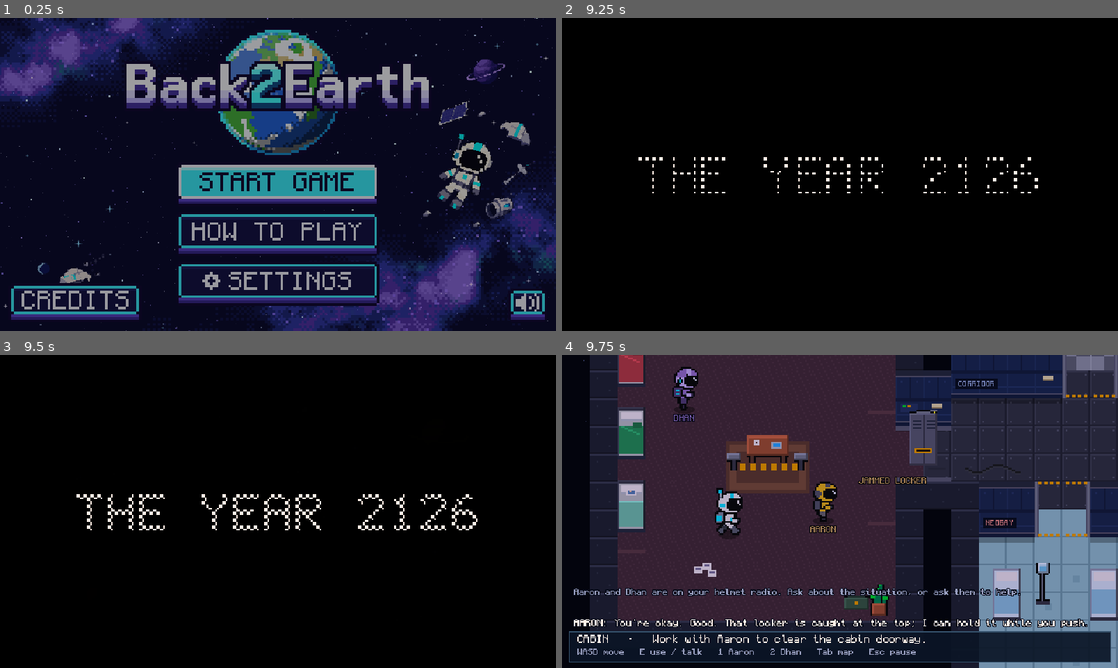
Above: before the commit, frames 1-4 (two rows, left to right).
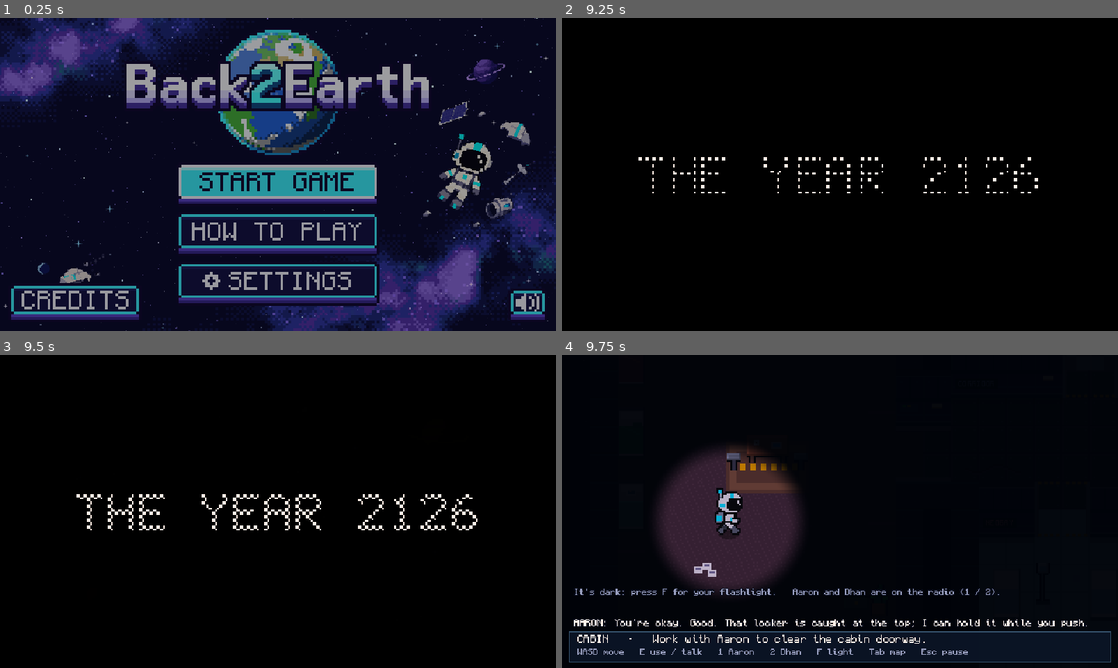
Above: after the commit, the same moments.

Repository: DhanwanthParameswar/back-2-earth
Game: Godot game, scene res://scenes/menu.tscn
The game is run twice, just before and just after one commit, with the same random seed, the same clock (stepped at 60 frames per second) and the same inputs. Video files are missing from this copy of the repository; at most half a second of black plays in their place. Sound files missing from this copy of the repository are replaced by a short silence.
Inputs (mouse positions are in pixels of both pictures, inside the frame that each line leads up to):
- Up to frame 1 (0.25 s): no input
- Up to frame 2 (9.25 s): click (840, 233) at 0.5 s; click (840, 284) at 1.25 s; click (639, 302) at 2 s; click (1090, 305) at 2.75 s; click (840, 183) at 3.5 s; click (840, 183) at 4.25 s; tap Enter (ui_accept) at 5, 5.27, 7.25, 8.27 s; move the mouse to (962, 158) at 5.02 s; hold D (move_right) 5.03-5.75 s; tap F at 5.1, 6.8, 8.3 s; click (962, 158) at 5.17 s; tap R (restart) at 5.75 s; drag from (728, 190) to (812, 237) at 5.77 s; move the mouse to (895, 105) at 6.52 s; hold D (move_right) 6.53-7.25 s; hold V (toggle_shake) 6.53-7.25 s; click (895, 105) at 6.67 s; drag from (812, 237) to (673, 127) at 7.27 s; tap E (confirm) at 8 s; move the mouse to (1006, 221) at 8.02 s; hold A (move_left) 8.03-8.75 s; tap P at 8.1 s; click (1006, 221) at 8.17 s; tap H (help) at 8.65 s; drag from (673, 127) to (756, 96) at 8.77 s
- Up to frame 3 (9.5 s): no input
- Up to frame 4 (9.75 s): move the mouse to (867, 511) at 9.52 s; hold S (move_down) from 9.53 s (still down); tap 1 at 9.6 s; click (867, 511) at 9.67 s

Frames 1-3 are identical in both runs. In frame 4, 70% of the frame differs, in the area x 2-100%, y 0-100%.

Commit message:
add flashlights, add the visisble direction, put the spare part in the storage

Diff:
--- a/data/escape_map.json
+++ b/data/escape_map.json
@@ -1503,8 +1503,8 @@
   "fuse": {
    "sprite": "fuse_rack",
    "pos": [
-    1062.4,
-    252.8
+    352.0,
+    220.8
    ]
   },
   "aux": {
--- a/scripts/prototype/escape_actor.gd
+++ b/scripts/prototype/escape_actor.gd
@@ -13,6 +13,8 @@
 var following := false
 var walking_time := 0.0
 var bubble_left := 0.0
+## Their flashlight direction while the ship is dark (ZERO = off). Set by asking them on the radio.
+var light_dir := Vector2.ZERO
 const BUBBLE_WIDTH := 190.0
 var name_label: Label
 var cargo: Sprite2D
--- /dev/null
+++ b/scripts/prototype/escape_darkness.gd
@@ -0,0 +1,215 @@
+extends CanvasLayer
+## Ship lighting for the escape mission. Without power the ship is dark:
+##   - you always see about 6 x 6 tiles around Johnny;
+##   - F toggles a flashlight BEAM pointing the way you face (up/down/left/right);
+##     it swings smoothly when you turn, and widens out from your light circle;
+##   - crewmates can be asked to point their own flashlight a direction;
+##   - people and objects (crew, consoles, the locker...) only appear when light
+##     reaches them; the floor stays faintly visible so you can find your way.
+##   - name labels (AARON, DHAN, SPARE FUSE...) show only within E range.
+## When power comes back the dark fades out and everything is visible again.
+## Sits above the ship and below the HUD (layer 10), so text stays readable.
+
+const TILE := 32.0
+const BASE_RADIUS := 3.0 * TILE         # always lit around you: ~6 x 6 tiles
+const SOFT_EDGE := 0.9 * TILE
+const BEAM_RANGE := 8.0 * TILE          # how far a flashlight beam reaches
+const BEAM_HALF_ANGLE := deg_to_rad(24.0)
+const BEAM_START_WIDTH := BASE_RADIUS * 0.75  # beam leaves your circle this wide: no sharp tip
+const TURN_SPEED := 10.0                      # how fast a beam swings to a new direction
+const LABEL_RANGE := 52.0                     # names show within E range (player reach 44)
+const DARKNESS := 0.96                  # how black the unlit floor is
+const FADE_SECONDS := 1.5
+
+var mission
+var flashlight := false
+## Direction you face (last way you moved), snapped to up/down/left/right.
+var facing := Vector2.RIGHT
+## Beam directions as drawn (they swing toward facing / the crew's light_dir).
+var _beam_dirs := {}
+var _rect: ColorRect
+var _material: ShaderMaterial
+var _alpha := DARKNESS
+
+const SHADER := """
+shader_type canvas_item;
+uniform vec2 rect_size;
+uniform vec2 center;          // Johnny, in this rect's pixels
+uniform float radius;
+uniform float softness;
+uniform float darkness;
+uniform vec4 beam0;           // xy = origin, zw = direction (zero = off)
+uniform vec4 beam1;
+uniform vec4 beam2;
+uniform float beam_range;
+uniform float beam_spread;    // tan(half angle): how fast the beam widens
+
+uniform float start_width;   // beam width where it leaves your circle
+
+// A flashlight beam: starts as wide as the light circle and widens with
+// distance, with soft sides and a soft far end (no triangle tip).
+float beam_light(vec2 p, vec4 b) {
+	if (length(b.zw) < 0.5) return 0.0;
+	vec2 dir = normalize(b.zw);
+	vec2 d = p - b.xy;
+	float along = dot(d, dir);
+	float perp = abs(d.x * dir.y - d.y * dir.x);
+	float half_w = start_width + max(along, 0.0) * beam_spread;
+	float side = 1.0 - smoothstep(half_w * 0.5, half_w, perp);
+	float back = smoothstep(-start_width * 0.5, start_width * 0.6, along);
+	float reach = 1.0 - smoothstep(beam_range * 0.55, beam_range, along);
+	return side * back * reach;
+}
+
+void fragment() {
+	vec2 p = UV * rect_size;
+	float light = 1.0 - smoothstep(radius - softness, radius, distance(p, center));
+	// Soft union, so the circle and the beam blend instead of meeting at a hard line.
+	light = 1.0 - (1.0 - light) * (1.0 - beam_light(p, beam0));
+	light = 1.0 - (1.0 - light) * (1.0 - beam_light(p, beam1));
+	light = 1.0 - (1.0 - light) * (1.0 - beam_light(p, beam2));
+	COLOR = vec4(0.0, 0.01, 0.03, darkness * (1.0 - light));
+}
+"""
+
+
+func _ready() -> void:
+	layer = 5
+	_rect = ColorRect.new()
+	_rect.mouse_filter = Control.MOUSE_FILTER_IGNORE
+	var shader := Shader.new()
+	shader.code = SHADER
+	_material = ShaderMaterial.new()
+	_material.shader = shader
+	_rect.material = _material
+	add_child(_rect)
+	_alpha = 0.0 if is_powered() else DARKNESS
+
+
+func is_powered() -> bool:
+	return mission != null and mission.state.powered()
+
+
+## True while the ship is dark (flashlights matter).
+func is_dark() -> bool:
+	return _alpha > 0.01
+
+
+func toggle_flashlight() -> void:
+	if not is_dark():
+		return
+	flashlight = not flashlight
+	Sfx.play("boots", -10.0)  # a soft click
+
+
+static func snap_direction(v: Vector2) -> Vector2:
+	if absf(v.x) >= absf(v.y):
+		return Vector2.RIGHT if v.x >= 0.0 else Vector2.LEFT
+	return Vector2.DOWN if v.y >= 0.0 else Vector2.UP
+
+
+func _process(delta: float) -> void:
+	var view := get_viewport().get_visible_rect().size
+	_rect.position = Vector2.ZERO
+	_rect.size = view
+	var target_alpha := 0.0 if is_powered() else DARKNESS
+	_alpha = move_toward(_alpha, target_alpha, delta * DARKNESS / FADE_SECONDS)
+	if mission == null or mission.player == null:
+		return
+	if mission.player.velocity.length() > 5.0:
+		facing = snap_direction(mission.player.velocity)
+	_turn_beams(delta)
+	_rect.visible = _alpha > 0.01
+	var beams := _beams()
+	if _rect.visible:
+		_material.set_shader_parameter("rect_size", view)
+		_material.set_shader_parameter("center", _screen(mission.player))
+		_material.set_shader_parameter("radius", BASE_RADIUS)
+		_material.set_shader_parameter("softness", SOFT_EDGE)
+		_material.set_shader_parameter("darkness", _alpha)
+		_material.set_shader_parameter("beam_range", BEAM_RANGE)
+		_material.set_shader_parameter("beam_spread", tan(BEAM_HALF_ANGLE))
+		_material.set_shader_parameter("start_width", BEAM_START_WIDTH)
+		for i in 3:
+			_material.set_shader_parameter("beam%d" % i, beams[i] if i < beams.size() else Vector4.ZERO)
+	_update_object_visibility(beams)
+
+
+## Light origin on screen for a character (their body, not their feet).
+func _screen(node: Node2D) -> Vector2:
+	return node.get_global_transform_with_canvas().origin + Vector2(0, -16)
+
+
+## Up to 3 beams as (origin.x, origin.y, dir.x, dir.y): yours, then the crew's.
+func _beams() -> Array:
+	var out := []
+	if flashlight:
+		var o := _screen(mission.player)
+		var d: Vector2 = _beam_dirs.get("player", facing)
+		out.append(Vector4(o.x, o.y, d.x, d.y))
+	for id in mission.crew.keys():
+		var actor = mission.crew[id]
+		if actor.light_dir != Vector2.ZERO:
+			var o := _screen(actor)
+			var d: Vector2 = _beam_dirs.get(id, actor.light_dir)
+			out.append(Vector4(o.x, o.y, d.x, d.y))
+	return out
+
+
+## Swing each beam toward where it should point (D then W = right, then round to up).
+func _turn_beams(delta: float) -> void:
+	var weight := 1.0 - exp(-TURN_SPEED * delta)
+	_beam_dirs["player"] = _swing(_beam_dirs.get("player", facing), facing, weight)
+	for id in mission.crew.keys():
+		var want: Vector2 = mission.crew[id].light_dir
+		if want == Vector2.ZERO:
+			_beam_dirs.erase(id)
+		else:
+			_beam_dirs[id] = _swing(_beam_dirs.get(id, want), want, weight)
+
+
+static func _swing(current: Vector2, target: Vector2, weight: float) -> Vector2:
+	return Vector2.from_angle(lerp_angle(current.angle(), target.angle(), weight))
+
+
+## How lit a screen point is (0..1), matching the shader.
+func light_at(p: Vector2, beams: Array) -> float:
+	var light := 1.0 - smoothstep(BASE_RADIUS - SOFT_EDGE, BASE_RADIUS, p.distance_to(_screen(mission.player)))
+	for b in beams:
+		var dir := Vector2(b.z, b.w).normalized()
+		var d: Vector2 = p - Vector2(b.x, b.y)
+		var along := d.dot(dir)
+		var perp := absf(d.cross(dir))
+		var half_w := BEAM_START_WIDTH + maxf(along, 0.0) * tan(BEAM_HALF_ANGLE)
+		var side := 1.0 - smoothstep(half_w * 0.5, half_w, perp)
+		var back := smoothstep(-BEAM_START_WIDTH * 0.5, BEAM_START_WIDTH * 0.6, along)
+		var reach := 1.0 - smoothstep(BEAM_RANGE * 0.55, BEAM_RANGE, along)
+		light = 1.0 - (1.0 - light) * (1.0 - side * back * reach)
+	return light
+
+
+## Crewmates, consoles and the locker show only where light reaches them.
+func _update_object_visibility(beams: Array) -> void:
+	var things: Array = mission.crew.values() + mission.props.values()
+	if mission.locker_visual != null:
+		things.append(mission.locker_visual)
+	for node in things:
+		if not is_instance_valid(node):
+			continue
+		var target := 1.0
+		if _rect.visible:
+			var lit := light_at(_screen(node), beams)
+			target = lerpf(1.0, clampf(lit * 1.4, 0.0, 1.0), _alpha / DARKNESS)
+		node.modulate.a = target
+	_update_labels()
+
+
+## Names under crew and objects show only when you're close enough to press E.
+func _update_labels() -> void:
+	var me: Vector2 = mission.player.position
+	for actor in mission.crew.values():
+		if is_instance_valid(actor) and actor.name_label != null:
+			actor.name_label.visible = actor.position.distance_to(me) <= LABEL_RANGE
+	for prop in mission.props.values():
+		if is_instance_valid(prop) and prop.caption != null:
+			prop.caption.visible = prop.position.distance_to(me) <= LABEL_RANGE
--- a/scripts/prototype/escape_mission.gd
+++ b/scripts/prototype/escape_mission.gd
@@ -9,6 +9,7 @@
 const Interface = preload("res://scripts/prototype/escape_ui.gd")
 const PlayerScene = preload("res://scenes/player/player.tscn")
 const Intro = preload("res://scripts/ui/intro_cutscene.gd")
+const Darkness = preload("res://scripts/prototype/escape_darkness.gd")
 const ShipMap = preload("res://scripts/prototype/escape_ship.gd")
 const TILE := 32
 ## The ship interior: rooms, walls, furniture and the spots the story uses all
@@ -39,6 +40,7 @@
 var locker_visual: Sprite2D
 var carried_visual: Sprite2D
 var _intro = null
+var darkness
 var _busy_actors := {}
 
 func _ready() -> void:
@@ -65,6 +67,9 @@
 	carried_visual.texture = load("res://assets/sprites/crate.png")
 	carried_visual.scale = Vector2(0.65, 0.65)
 	world.add_child(carried_visual)
+	darkness = Darkness.new()  # dark until power is back; F = flashlight
+	darkness.mission = self
+	add_child(darkness)
 	ui = Interface.new()
 	ui.mission = self
 	add_child(ui)
@@ -247,6 +252,7 @@
 			KEY_TAB: ui.show_map()
 			KEY_ESCAPE: ui.show_pause()
 			KEY_M: Settings.toggle_mute()
+			KEY_F: darkness.toggle_flashlight()
 
 func open_chat(id: String) -> void:
 	if not active or ending: return
@@ -366,6 +372,11 @@
 		if state.has_flag("battery_out") and not state.has_flag("battery_loaded"): actions["load_battery"] = "Help the player lift the lab battery onto the cart. Player must be beside the cart."
 	if id == "ivo" and state.has_flag("assessed") and not state.has_flag("case_requested") and not state.has_flag("battery_out"):
 		actions["fetch_case"] = "Fetch the insulated case from the shuttle and deliver it to the lab freezer."
+	if not state.powered():  # dark ship: the crew can aim their flashlights
+		for dir in ["up", "down", "left", "right"]:
+			actions["light_" + dir] = "Turn on your flashlight and point it " + dir + " (on the screen)."
+		if crew.has(id) and crew[id].light_dir != Vector2.ZERO:
+			actions["light_off"] = "Turn your flashlight off."
 	return actions
 
 func act_on_dialogue(id: String, action: String) -> String:
@@ -373,6 +384,10 @@
 	if not available_actions(id).has(action): return "That task is no longer available. " + state.objective()
 	var actor = crew[id]
 	match action:
+		"light_up", "light_down", "light_left", "light_right":
+			actor.light_dir = {"light_up": Vector2.UP, "light_down": Vector2.DOWN, "light_left": Vector2.LEFT, "light_right": Vector2.RIGHT}[action]
+		"light_off":
+			actor.light_dir = Vector2.ZERO
 		"follow":
 			if find_path(actor.position, player.position).is_empty(): return "The cabin doorway is blocked. Clear it with Aaron first."
 			actor.following = true
@@ -417,7 +432,13 @@
 	var action := "none"
 	var query := m.begins_with("what") or m.begins_with("why") or m.begins_with("where") or m.begins_with("how")
 	var negative := m.contains("don't") or m.contains("do not") or m.contains("stop") or m.contains("never")
-	if _mentions(m, ["your name", "who are you"]):
+	if not state.powered() and _mentions(m, ["light", "flashlight", "torch", "beam", "shine"]):
+		var dirs := {"up": "light_up", "north": "light_up", "down": "light_down", "south": "light_down", "left": "light_left", "west": "light_left", "right": "light_right", "east": "light_right"}
+		for word in dirs.keys():
+			if _mentions(m, [word]) and available_actions(id).has(dirs[word]): action = dirs[word]
+		if _mentions(m, ["off", "turn it off", "kill"]) and available_actions(id).has("light_off"): action = "light_off"
+		line = "Light off." if action == "light_off" else ("Pointing my light that way." if action != "none" else "Which way should I point my flashlight? Up, down, left or right?")
+	elif _mentions(m, ["your name", "who are you"]):
 		line = "I'm %s. " % crew[id].display_name.split(" · ")[0].capitalize() + state.objective()
 	elif negative:
 		line = "Understood. I won't start another task. " + state.objective()
--- a/scripts/prototype/escape_state.gd
+++ b/scripts/prototype/escape_state.gd
@@ -18,7 +18,7 @@
 	if not has_flag("assessed"): return "Inspect the launch terminal in the junction."
 	if route == "engineering":
 		if not has_flag("isolated"): return "Isolate the damaged engineering circuit."
-		if not has_flag("fuse_taken"): return "Collect a replacement fuse from the maintenance rack."
+		if not has_flag("fuse_taken"): return "Collect a replacement fuse from the storage room."
 		if not has_flag("fuse_installed"): return "Install the replacement in the distribution cabinet."
 		if not has_flag("fault_found"): return "Test the repaired supply at the distribution cabinet."
 		if not has_flag("aux_off"): return "Disconnect the shorted auxiliary branch."
@@ -70,7 +70,7 @@
 		"cabinet":
 			if not has_flag("isolated"): return _no("Live circuit. Use the isolation switch first.")
 			if not has_flag("fuse_installed"):
-				if carrying != "fuse": return _no("The fuse is burned out. A replacement is on the maintenance rack.")
+				if carrying != "fuse": return _no("The fuse is burned out. There's a spare in the storage room.")
 				carrying = ""
 				return _grant("fuse_installed", "Replacement fitted. Test the supply at this cabinet.")
 			if not has_flag("aux_off"): return _grant("fault_found", "Breaker tripped safely. The cabin-lighting branch is shorted. Disconnect AUX at the adjacent panel.")
--- a/scripts/prototype/escape_ui.gd
+++ b/scripts/prototype/escape_ui.gd
@@ -47,12 +47,12 @@
 	objective = _label(bar, "", Vector2(10, 3), 11, Style.TEXT)
 	objective.clip_text = true
 	objective.text_overrun_behavior = TextServer.OVERRUN_TRIM_ELLIPSIS
-	keys = _label(bar, "WASD move   E use / talk   1 Aaron   2 Dhan   Tab map   Esc pause", Vector2(10, 19), 9, Style.MUTED)
+	keys = _label(bar, "WASD move   E use / talk   1 Aaron   2 Dhan   F light   Tab map   Esc pause", Vector2(10, 19), 9, Style.MUTED)
 	keys.clip_text = true
 	toast = _outlined(root, 10, Style.TEXT)
 	toast.autowrap_mode = TextServer.AUTOWRAP_WORD_SMART
 	hint = _outlined(root, 9, Style.MUTED)
-	hint.text = "Aaron and Dhan are on your helmet radio. Ask about the situation, or ask them to help."
+	hint.text = "It's dark: press F for your flashlight.   Aaron and Dhan are on the radio (1 / 2)."
 	hint.visible = false
 	float_prompt = _outlined(root, 10, Style.CYAN_BRIGHT)
 	float_prompt.horizontal_alignment = HORIZONTAL_ALIGNMENT_CENTER
--- a/tests/escape_runner.gd
+++ b/tests/escape_runner.gd
@@ -24,6 +24,7 @@
 	check(not rules.apply("push_locker").ok, "Locker requires cooperation")
 	check(not rules.apply("choose_battery").ok, "Must assess shuttle before choosing")
 	await _test_ask_from_afar()
+	await _test_dark_and_fuse()
 	for branch in ["engineering", "battery", "saved"]:
 		var mission = Mission.new()
 		Settings.intro_pending = false
@@ -168,6 +169,68 @@
 	await get_tree().create_timer(0.8).timeout  # the slide animation
 	check(mission.locker_visual.position.distance_to(mission.anchor("locker_visual")) > 20, "The locker visibly slides out of the doorway")
 	check(not mission.find_path(mission.player.position, mission.anchor("junction")).is_empty(), "You can walk right into the junction")
+	check(not mission.find_path(mission.player.position, mission.props["fuse"].position + Vector2(0, 32)).is_empty(), "You can walk to the spare fuse in storage")
+	mission.queue_free()
+	await get_tree().process_frame
+
+## Spare fuse lives in STORAGE (not next to the cabinet); the ship is dark until
+## power is back, F gives a ~6x6-tile flashlight, and power brings the lights back.
+func _test_dark_and_fuse() -> void:
+	var mission = Mission.new()
+	Settings.intro_pending = false
+	add_child(mission)
+	await get_tree().process_frame
+	await get_tree().process_frame
+	mission.ui.radio.live_enabled = false
+	var fuse_pos: Vector2 = mission.props["fuse"].position
+	var storage: Rect2
+	for room in mission.map_data.rooms:
+		if room.name == "STORAGE":
+			storage = Rect2(Vector2(room.rect[0], room.rect[1]) * 32.0, Vector2(room.rect[2], room.rect[3]) * 32.0)
+	check(storage.has_point(fuse_pos), "Spare fuse is in the storage room")
+	check(mission.darkness.is_dark(), "No power: the ship is dark")
+	check(absf(mission.darkness.BASE_RADIUS * 2.0 - 6.0 * 32.0) < 1.0, "Without a flashlight you see about 6 x 6 tiles")
+	await get_tree().process_frame
+	var far_actor = mission.crew.ivo
+	var near_dist: float = mission.player.position.distance_to(far_actor.position)
+	check(near_dist < 3.0 * 32.0 or far_actor.modulate.a < 0.5, "Crew outside your light are hidden in the dark")
+	mission.darkness.facing = Vector2.RIGHT
+	mission.darkness.toggle_flashlight()
+	for i in 40: await get_tree().process_frame
+	mission.darkness.facing = Vector2.UP  # D then W
+	await get_tree().process_frame
+	var mid: Array = mission.darkness._beams()
+	check(Vector2(mid[0].z, mid[0].w).dot(Vector2.UP) < 0.95, "Turning from right to up swings the beam (no instant snap)")
+	for i in 40: await get_tree().process_frame
+	mid = mission.darkness._beams()
+	check(Vector2(mid[0].z, mid[0].w).dot(Vector2.UP) > 0.99, "...and it settles pointing up")
+	mission.darkness.facing = Vector2.LEFT
+	for i in 60: await get_tree().process_frame
+	var beams: Array = mission.darkness._beams()
+	check(mission.darkness.flashlight and beams.size() == 1 and Vector2(beams[0].z, beams[0].w).dot(Vector2.LEFT) > 0.99, "F = a beam in the direction you face")
+	var origin := Vector2(beams[0].x, beams[0].y)
+	check(mission.darkness.light_at(origin + Vector2(-6.0 * 32.0, 0), beams) > 0.5, "The beam lights 6 tiles ahead")
+	check(mission.darkness.light_at(origin + Vector2(6.0 * 32.0, 0), beams) < 0.1, "...but not behind you")
+	mission.darkness.toggle_flashlight()
+	check(not mission.darkness.flashlight, "F again turns it off")
+	check(mission.available_actions("ivo").has("light_left"), "Crew offer flashlight actions while it's dark")
+	check(mission.offline_response("ivo", "point your light left").action == "light_left", "Asking Dhan to point his light left is understood")
+	mission.act_on_dialogue("ivo", "light_left")
+	check(mission.crew.ivo.light_dir == Vector2.LEFT and mission.darkness._beams().size() == 1, "Dhan's flashlight beam points left")
+	mission.player.position = mission.crew.ivo.position + Vector2(300, 0)
+	await get_tree().process_frame
+	check(not mission.crew.ivo.name_label.visible, "Dhan's name is hidden when you're far away")
+	mission.player.position = mission.crew.ivo.position + Vector2(30, 0)
+	await get_tree().process_frame
+	check(mission.crew.ivo.name_label.visible, "...and shows once you're close enough to press E")
+	check(not mission.props["fuse"].caption.visible, "Far objects' labels (SPARE FUSE) are hidden too")
+	mission.act_on_dialogue("ivo", "light_off")
+	check(mission.crew.ivo.light_dir == Vector2.ZERO, "...and turns off when asked")
+	mission.state.flags["engineering_power"] = true
+	await get_tree().create_timer(1.8).timeout
+	check(not mission.darkness.is_dark(), "Power restored: the lights come back")
+	check(mission.crew.ivo.modulate.a > 0.95, "With power, everyone is visible again")
+	check(not mission.available_actions("ivo").has("light_left"), "No flashlight actions once the lights are on")
 	mission.queue_free()
 	await get_tree().process_frame
 
Not shown, added: scripts/prototype/escape_darkness.gd.uid
